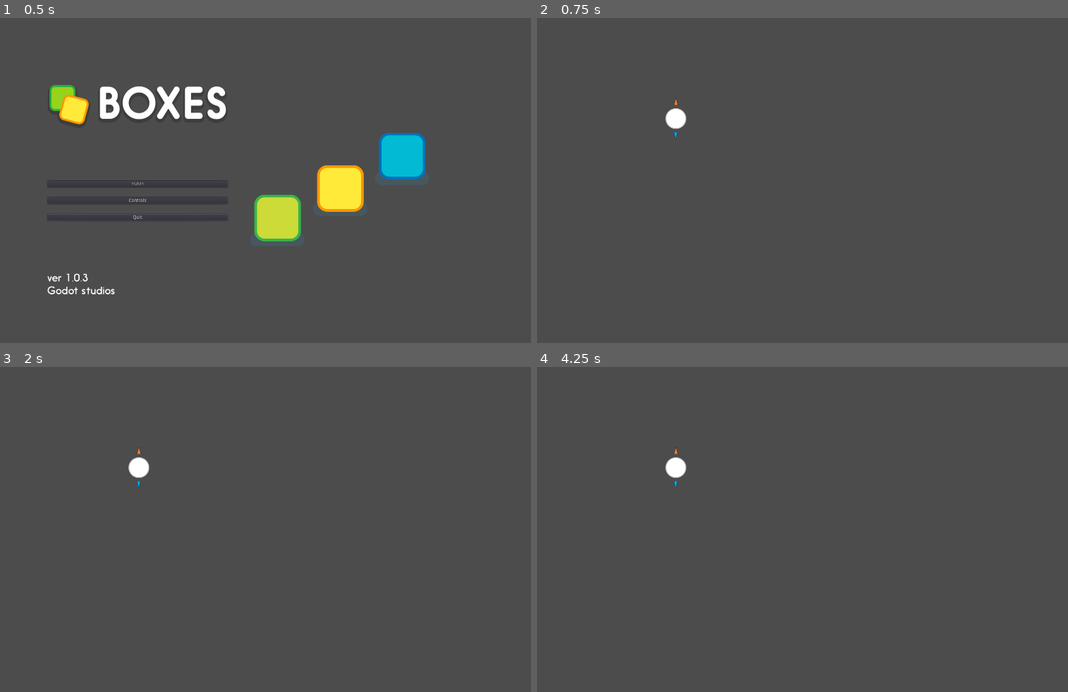
Above: before the commit, frames 1-4 (two rows, left to right).
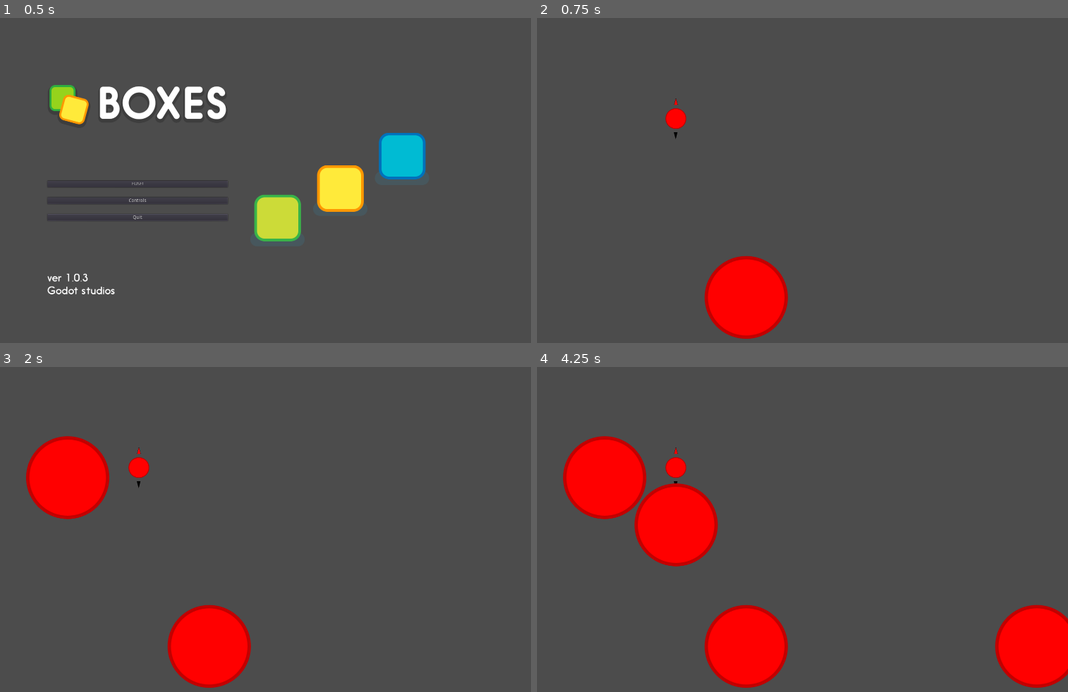
Above: after the commit, the same moments.

Repository: xenoexplorator/Ymir
Game: Godot game, scene res://Root.tscn
Two runs of this game, one before a commit and one after it. Both use one fixed random seed, a clock stepped at 60 frames per second and the inputs below.
Inputs:
- Up to frame 1 (0.5 s): no input
- Up to frame 2 (0.75 s): click "FUSE!" at 0.5 s
- Up to frame 3 (2 s): tap Enter at 1.25 s
- Up to frame 4 (4.25 s): tap Space at 2.75 s

Frame 1 is identical in both runs. In frame 2, 3.4% of the frame differs, in the area x 24-48%, y 24-99%; in frame 3, 6.5%; in frame 4, 13%, in the area x 4-100%, y 21-99%.

Commit message:
spawner
also other things

Diff:
--- /dev/null
+++ b/EnemySpawner.gd
@@ -0,0 +1,30 @@
+extends Node
+
+# class member variables go here, for example:
+# var a = 2
+# var b = "textvar"
+
+var tickTillNextSpawn = 0
+export (int) var MaxSpawnTime = 150
+export (int) var MinSpawnTime = 25
+const MAP_WIDTH = 1600
+const MAP_HEIGHT = 900
+
+var enemyScene = preload("res://Scenes/Opponent.tscn")
+
+
+func _ready():
+	# Called when the node is added to the scene for the first time.
+	# Initialization here
+	pass
+
+func _process(delta):
+	tickTillNextSpawn -= delta*100
+	if(tickTillNextSpawn <= 0):
+		tickTillNextSpawn = rand_range(MinSpawnTime, MaxSpawnTime)
+		_spawn_enemy()
+
+func _spawn_enemy():
+	var node = enemyScene.instance()
+	node.get_node("Body").Position_to(rand_range(0, MAP_WIDTH),rand_range(0, MAP_HEIGHT))
+	add_child(node)
--- a/Scenes/Arena.tscn
+++ b/Scenes/Arena.tscn
@@ -1,7 +1,10 @@
-[gd_scene load_steps=2 format=2]
+[gd_scene load_steps=3 format=2]
 
 [ext_resource path="res://Scenes/Player.tscn" type="PackedScene" id=1]
+[ext_resource path="res://Scenes/EnemySpawner.tscn" type="PackedScene" id=2]
 
-[node name="Arena" type="Node"]
+[node name="Arena" type="Node" index="0"]
 
 [node name="Player" parent="." index="0" instance=ExtResource( 1 )]
+
+[node name="EnemySpawner" parent="." index="1" instance=ExtResource( 2 )]
--- /dev/null
+++ b/Scenes/EnemySpawner.tscn
@@ -0,0 +1,9 @@
+[gd_scene load_steps=2 format=2]
+
+[ext_resource path="res://EnemySpawner.gd" type="Script" id=1]
+
+[node name="EnemySpawner" type="Node" index="0"]
+
+script = ExtResource( 1 )
+MaxSpawnTime = 150
+MinSpawnTime = 25
--- /dev/null
+++ b/Scenes/Opponent.gd
@@ -0,0 +1,42 @@
+extends KinematicBody2D
+
+# class member variables go here, for example:
+# var a = 2
+# var b = "textvar"
+var hitPoints = 5
+export (int) var attackSpeed = 200 #en centièmes de secondes
+var ticks = 0
+
+func Position_to(x,y):
+	global_position = Vector2(x,y)
+
+
+func _ready():
+	# Called when the node is added to the scene for the first time.
+	# Initialization here
+	pass
+
+func _takeDamage(damage):
+	hitPoints -= damage
+
+func _attack_player(delta):
+	ticks += (delta*100)
+	if(ticks >= attackSpeed):
+		_throwAttack()
+
+func _throwAttack():
+	print("ATTACK!!!")
+	ticks = 0
+
+func _move_towards_player():
+	pass
+
+func _process(delta):
+	if(hitPoints <= 0):
+		get_parent().remove_child(self)
+	_move_towards_player()
+	_attack_player(delta)
+
+#	# Called every frame. Delta is time since last frame.
+#	# Update game logic here.
+#	pass
--- /dev/null
+++ b/Scenes/Opponent.tscn
@@ -0,0 +1,33 @@
+[gd_scene load_steps=4 format=2]
+
+[ext_resource path="res://Scenes/Opponent.gd" type="Script" id=1]
+[ext_resource path="res://Sprites/Circle.png" type="Texture" id=2]
+
+[sub_resource type="CircleShape2D" id=1]
+
+custom_solver_bias = 0.0
+radius = 125.721
+
+[node name="Opponent" type="Node"]
+
+[node name="Body" type="KinematicBody2D" parent="." index="0"]
+
+input_pickable = false
+collision_layer = 1
+collision_mask = 1
+collision/safe_margin = 0.08
+script = ExtResource( 1 )
+_sections_unfolded = [ "Transform" ]
+attackSpeed = 200
+
+[node name="Sprite" type="Sprite" parent="Body" index="0"]
+
+texture = ExtResource( 2 )
+
+[node name="CanvasModulate" type="CanvasModulate" parent="Body/Sprite" index="0"]
+
+color = Color( 1, 0.00390625, 0.00390625, 1 )
+
+[node name="CollisionShape2D" type="CollisionShape2D" parent="Body" index="1"]
+
+shape = SubResource( 1 )
--- a/Scenes/Player.tscn
+++ b/Scenes/Player.tscn
@@ -11,7 +11,7 @@
 custom_solver_bias = 0.0
 radius = 29.964
 
-[node name="Player" type="Node" index="0"]
+[node name="Player" type="Node"]
 
 [node name="KinematicBody2D" type="KinematicBody2D" parent="." index="0"]
 
--- a/Scenes/Tutorial.tscn
+++ b/Scenes/Tutorial.tscn
@@ -2,7 +2,7 @@
 
 [ext_resource path="res://Scripts/Start.gd" type="Script" id=1]
 
-[node name="MarginContainer" type="MarginContainer" index="0"]
+[node name="MarginContainer" type="MarginContainer"]
 
 anchor_left = 0.0
 anchor_top = 0.0
